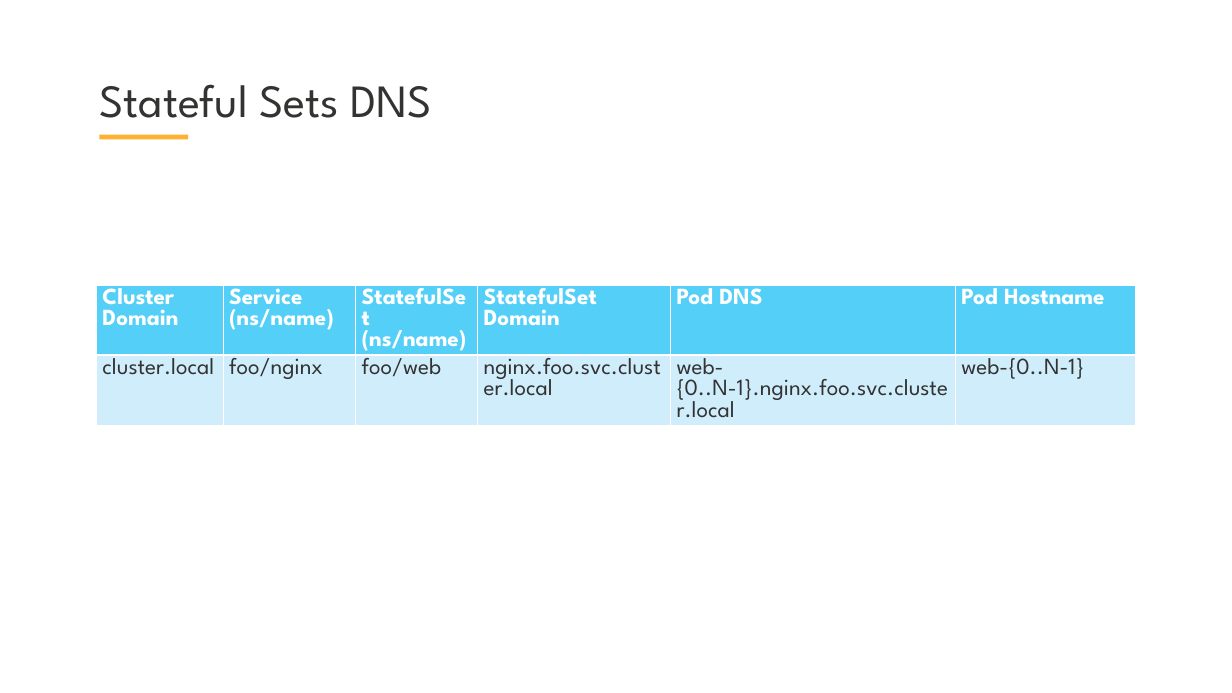
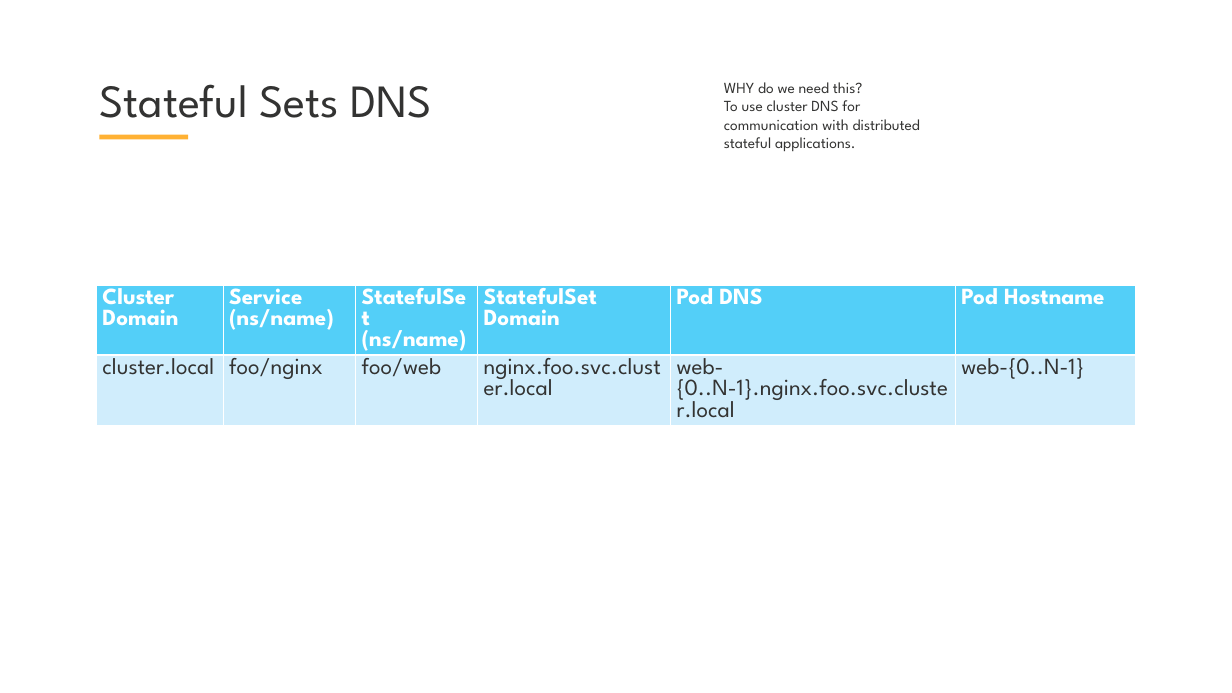
Before and after one commit to skabrits/DevOps-Workshop, a slide deck: slide 6 of Part II/Workshop-II.pptx. Drawn at 1232x693 pixels with LibreOffice and Linux fonts; fonts in the diff are those of the drawing; background and template pictures are left out. Boxes give left, top, right and bottom in pixels: in the first picture for what was removed or moved away, otherwise in the second. Text is boxed around its words. In the diff, an @@ line names an element or a change of style, - is before the commit and + after.

```diff
--- a/Part II/Workshop-II.pptx
+++ b/Part II/Workshop-II.pptx
@@ text added at [724,82,920,152], 18 pt, text #333332 @@
+WHY do we need this?
+To use cluster DNS for communication with distributed stateful applications.
```
Also in this commit, not shown: 4 other slides changed, 5 slides added, 1 slide removed, 2 other files.
